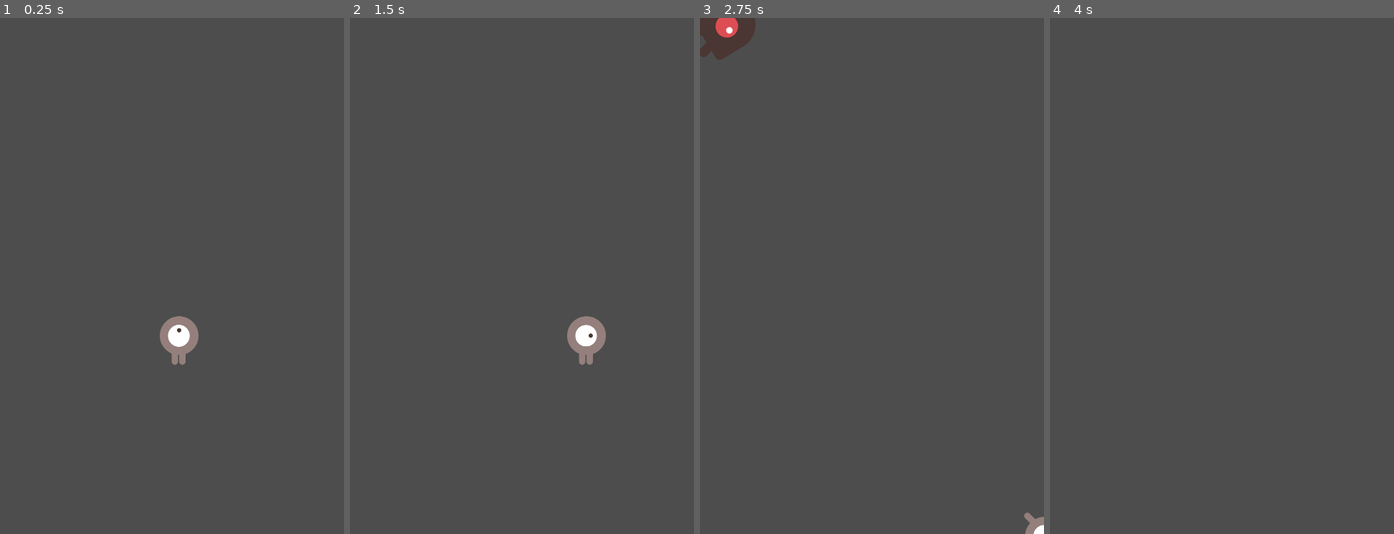
Above: before the commit, frames 1-4 (left to right).
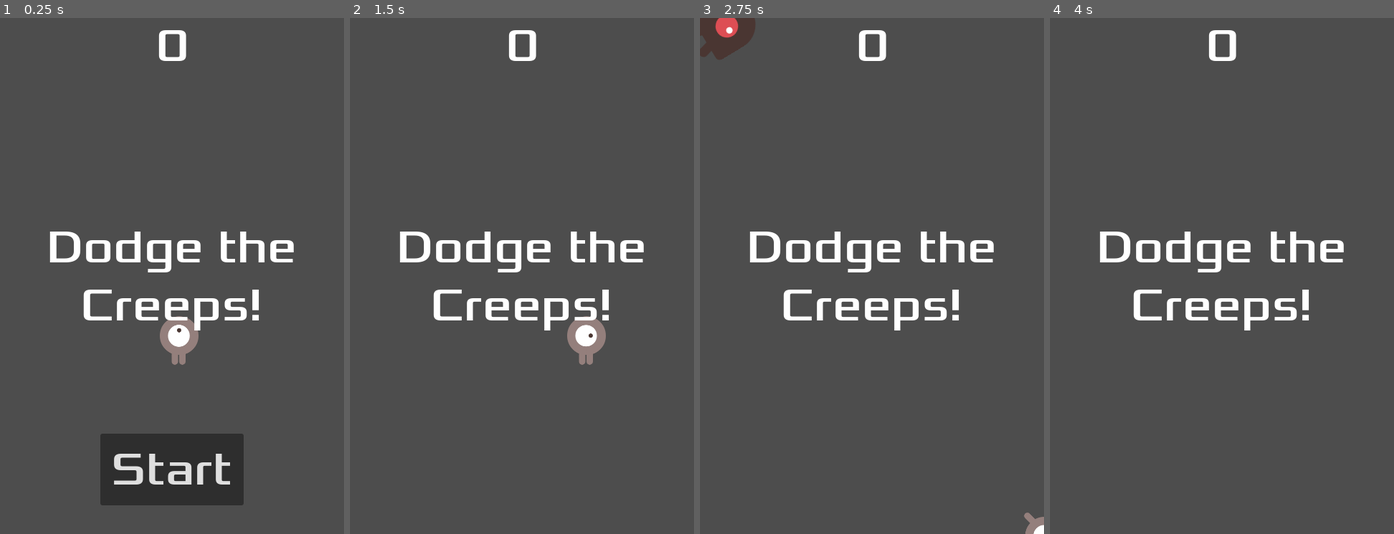
Above: after the commit, the same moments.

Repository: ProgrammingLogic/GoDotTutorial
Game: Godot game, scene res://main.tscn
The game is run twice, just before and just after one commit, with the same random seed, the same clock (stepped at 60 frames per second) and the same inputs.
Inputs (mouse positions are in pixels of both pictures, inside the frame that each line leads up to):
- Up to frame 1 (0.25 s): no input
- Up to frame 2 (1.5 s): click (522, 472) at 0.5 s, where only the run after the commit has a clickable "Start"; tap Enter at 1.25 s; hold D (move_right) from 1.28 s (still down)
- Up to frame 3 (2.75 s): release D (move_right) at 2.03 s; hold S (move_down) from 2.03 s (still down)
- Up to frame 4 (4 s): release S (move_down) at 2.78 s; hold D (move_right) 2.78-3.53 s; hold W (move_up) from 3.53 s (still down)

The runs differ from the first frame. In frame 1, 9.0% of the frame differs, in the area x 14-86%, y 2-95%; in frame 2, 3.3%; in frame 3, 3.3%; in frame 4, 3.3%.

Commit message:
Add HUD scene to Main scene

Diff:
--- a/main.tscn
+++ b/main.tscn
@@ -1,8 +1,9 @@
-[gd_scene load_steps=5 format=3 uid="uid://dhxn63dnyq2w7"]
+[gd_scene load_steps=6 format=3 uid="uid://dhxn63dnyq2w7"]
 
 [ext_resource type="Script" path="res://Main.gd" id="1_0itun"]
 [ext_resource type="PackedScene" uid="uid://bk0ny5aqtv6c8" path="res://mob.tscn" id="2_seu2t"]
 [ext_resource type="PackedScene" uid="uid://cmevjat6334ui" path="res://Player.tscn" id="3_lhdfy"]
+[ext_resource type="PackedScene" uid="uid://ba7a0copk0lmo" path="res://hud.tscn" id="4_ydt6m"]
 
 [sub_resource type="Curve2D" id="Curve2D_yl4c3"]
 _data = {
@@ -33,6 +34,8 @@
 
 [node name="MobSpawnLocation" type="PathFollow2D" parent="MobPath"]
 
+[node name="HUD" parent="." instance=ExtResource("4_ydt6m")]
+
 [connection signal="hit" from="Player" to="." method="game_over"]
 [connection signal="timeout" from="MobTimer" to="." method="_on_mob_timer_timeout"]
 [connection signal="timeout" from="ScoreTimer" to="." method="_on_score_timer_timeout"]
